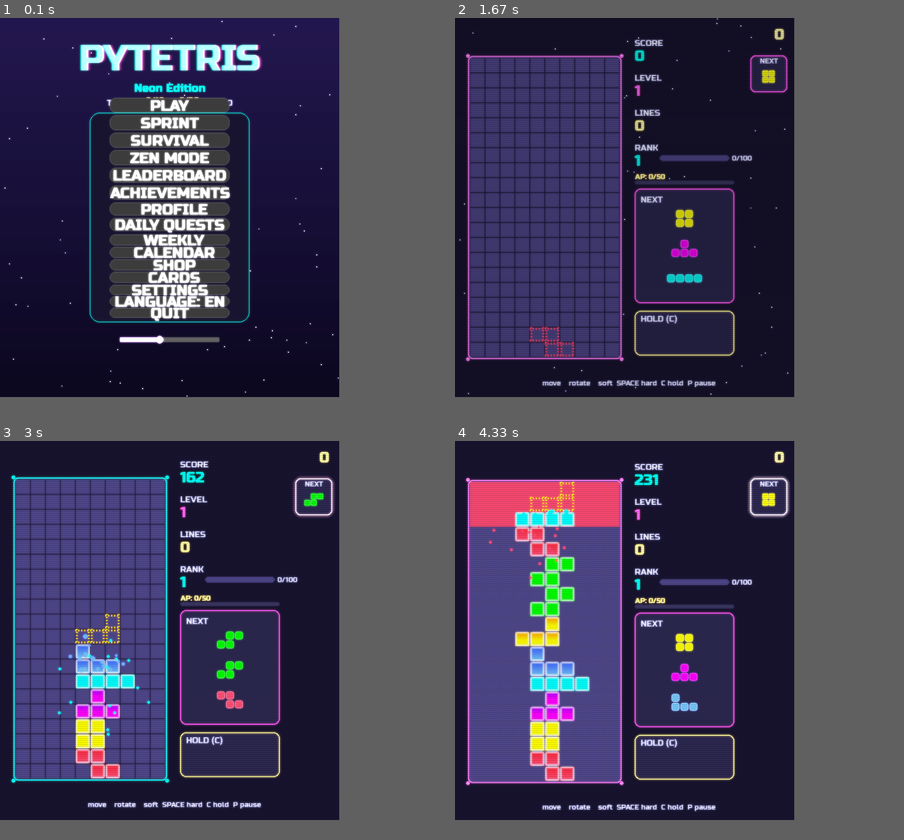
Above: before the commit, frames 1-4 (two rows, left to right).
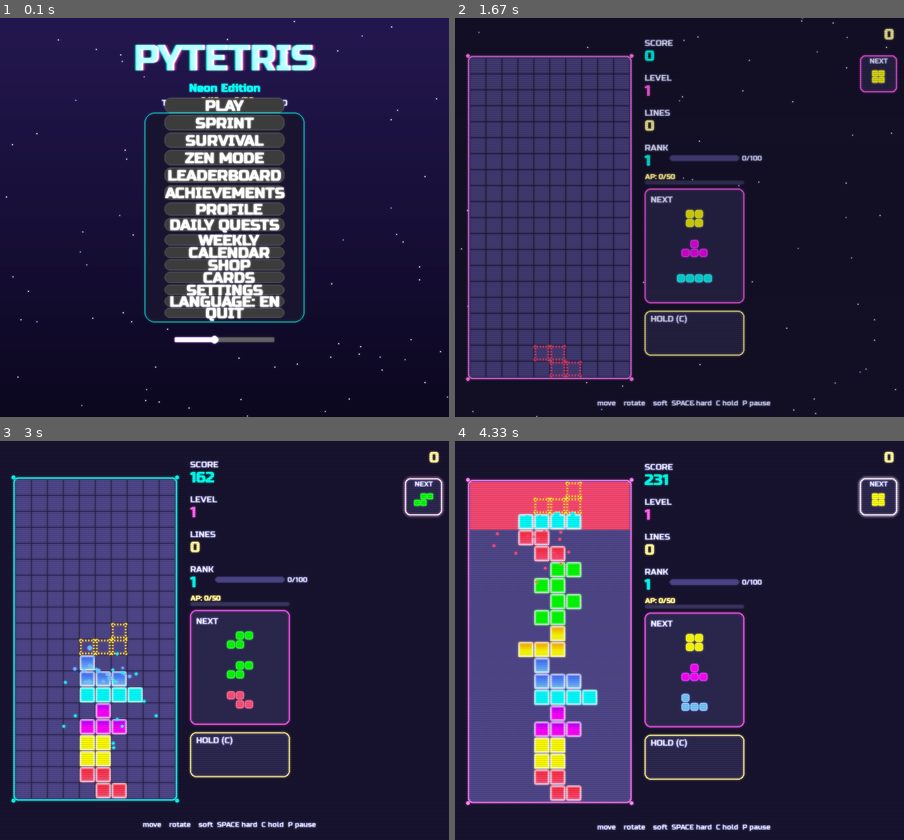
Above: after the commit, the same moments.

Repository: Folombas/PyGame2026
Game: pygame game, started from PyTetris/main.py
Two runs of this game, one before a commit and one after it. Both use one fixed random seed, a clock stepped at 60 frames per second and the inputs below.
Inputs (mouse positions are in pixels of both pictures, inside the frame that each line leads up to):
- Up to frame 1 (0.1 s): no input
- Up to frame 2 (1.67 s): hold Up 0.33-0.8 s; click "🏅 0/10 🃏 0/20" at 1.38 s
- Up to frame 3 (3 s): tap Space at 1.67, 2.07, 2.37, 2.57, 2.87 s; hold Up 2-2.47 s; move the mouse to (269, 728) at 2.03 s; hold Right 2.5-2.97 s; move the mouse to (85, 736) at 2.53 s
- Up to frame 4 (4.33 s): hold Left 3-3.53 s; move the mouse to (746, 500) at 3.03 s; tap Space at 3.07, 3.37, 3.63, 3.97, 4.27 s; hold Down 3.57-3.87 s; move the mouse to (845, 780) at 3.6 s; hold Left 3.9-4.3 s; move the mouse to (733, 676) at 3.93 s
In our replay, the window is 680x760 before the commit and 900x800 after it. These sizes can differ from the game's own. Grey fills any space a smaller window leaves; there, only what the larger window draws over its background counts as a difference.

The runs differ from the first frame. In frame 1, 33% of the frame differs, in the area x 0-100%, y 0-100%; in frame 2, 16%; in frame 3, 20%; in frame 4, 19%.

Commit message:
feat(layout): increase window to 900x800 and cell to 32px

Diff:
--- a/PyTetris/settings.py
+++ b/PyTetris/settings.py
@@ -1,10 +1,10 @@
-CELL = 30
+CELL = 32
 COLS, ROWS = 10, 20
 BOARD_W = COLS * CELL
 BOARD_H = ROWS * CELL
 SIDEBAR = 320
-WIDTH = BOARD_W + SIDEBAR + 60
-HEIGHT = 760
+WIDTH = 900
+HEIGHT = 800
 FPS = 60
 
 BG        = (12, 10, 24)
